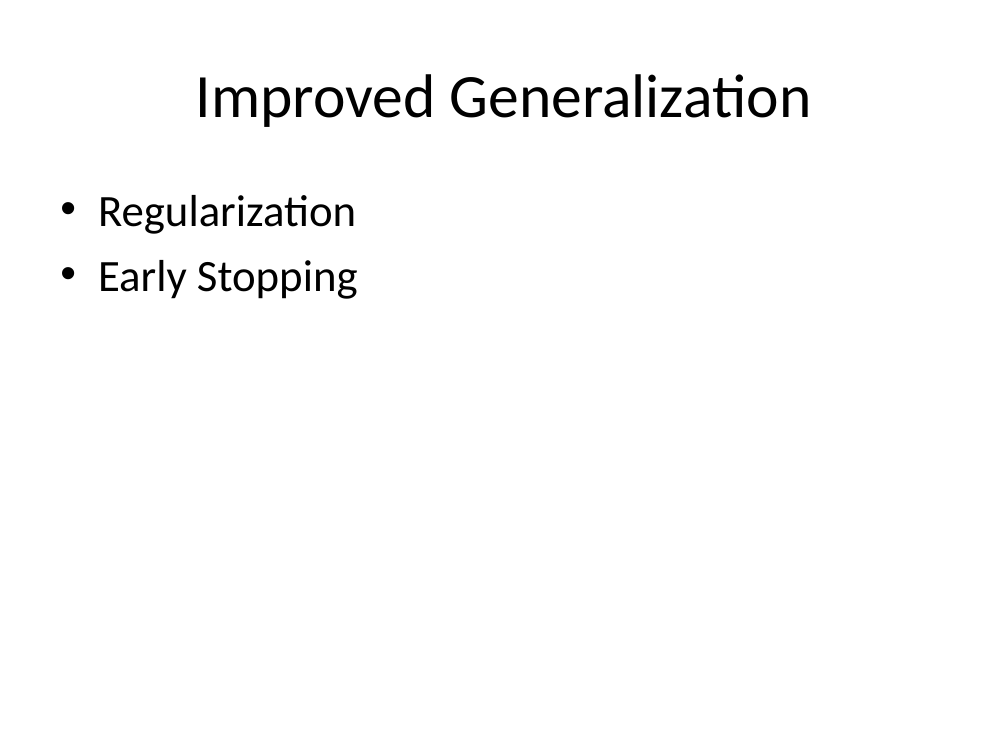
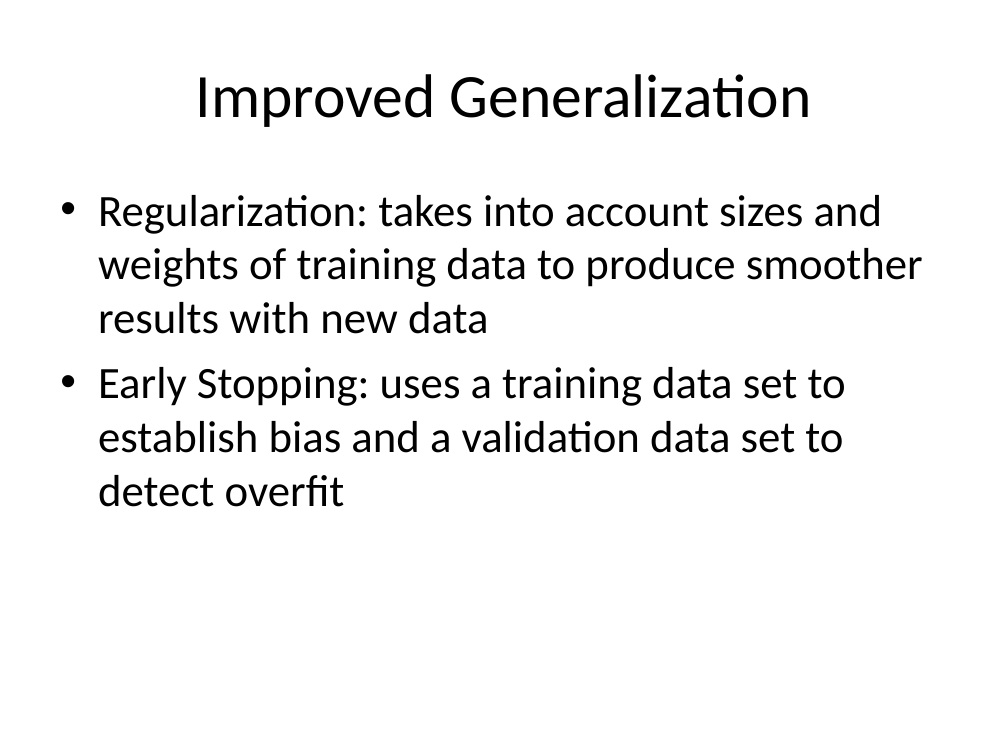
Before and after one commit to mazzas/School, a slide deck: slide 19 of SE4910/Project/Neural Network Toolbox.ppt. Drawn at 1008x756 pixels with LibreOffice and Linux fonts; fonts in the diff are those of the drawing. Boxes give left, top, right and bottom in pixels: in the first picture for what was removed or moved away, otherwise in the second. Text is boxed around its words. In the diff, an @@ line names an element or a change of style, - is before the commit and + after.

```diff
--- a/SE4910/Project/Neural Network Toolbox.ppt
+++ b/SE4910/Project/Neural Network Toolbox.ppt
@@ text at (x1=98, y1=195, x2=923, y2=507): text changed @@
-• Regularization
-• Early Stopping
+• Regularization: takes into account sizes and weights of training data to produce smoother results with new data
+• Early Stopping: uses a training data set to establish bias and a validation data set to detect overfit
```
Also in this commit, not shown: 6 other slides changed, 3 slides added, 3 slides removed.
